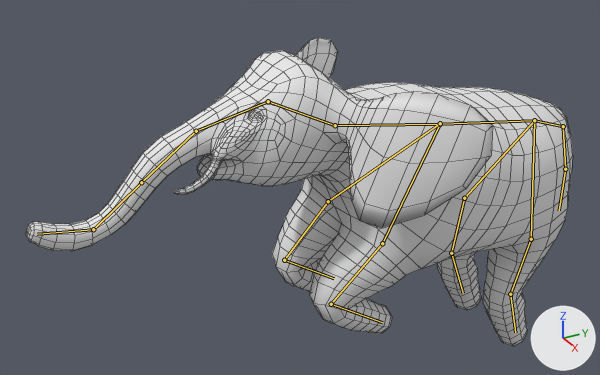
The Blender file bin/data/stomp.blend: old version first, new version second.
Both versions are drawn from a 50 mm lens placed at (11.24, -9.53, 8.43), pointed at (-0.79, -2.88, 1.81). Every picture has the same lights, and +X, +Y and +Z are marked at lower right. Both versions are drawn at frame 27 of the action 'ArmatureAction'; the numbers are the values there. The bones that bend it are drawn over the model as lines. Mesh edges are drawn as thin lines.
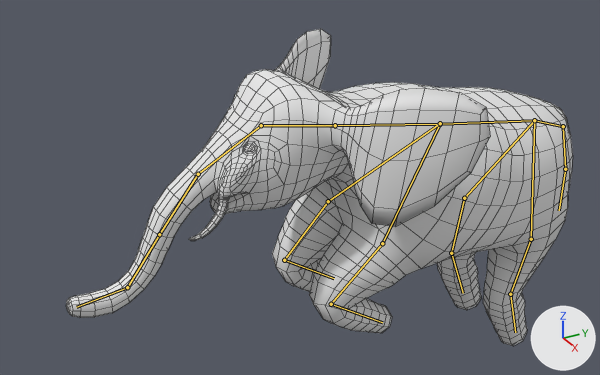
What differs and where, as boxes (x1, y1, x2, y2) in the pictures (600 x 375 px):
'Cube', posed (7% narrower)
    before: (26, 38, 573, 346)
    after: (66, 29, 573, 346)
bone 'Bone.002', root to tip
    before: (335, 125) to (268, 101)
    after: (335, 125) to (261, 125)

The change, as a diff of the scene's bpy script:
```diff
--- a/bin/data/stomp.blend.py
+++ b/bin/data/stomp.blend.py
@@ bone_bone_002 @@
 bone_bone_002 = bpy.data.objects['Armature'].pose.bones['Bone.002']  # child of 'Bone.001'
-bone_bone_002.rotation_quaternion = (0.998, -0.06, 0.0, 0.0)  # degrees (-7, 0, 0)
+bone_bone_002.rotation_quaternion = (0.997, 0.084, 0.0, 0.0)  # degrees (10, 0, 0)
```
